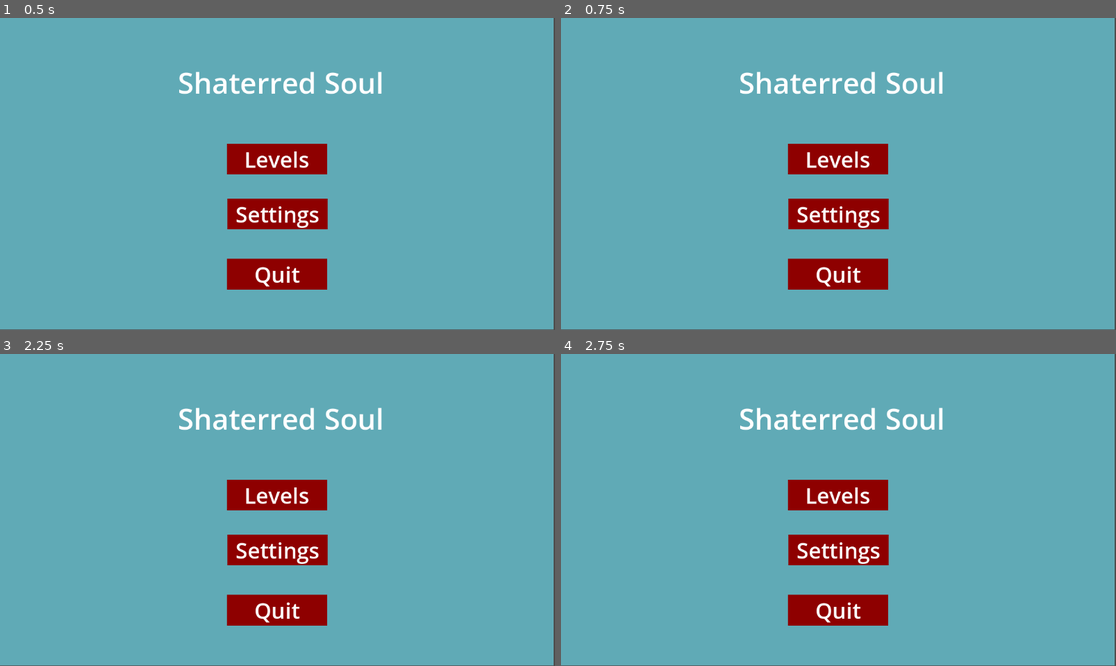
Above: before the commit, frames 1-4 (two rows, left to right).
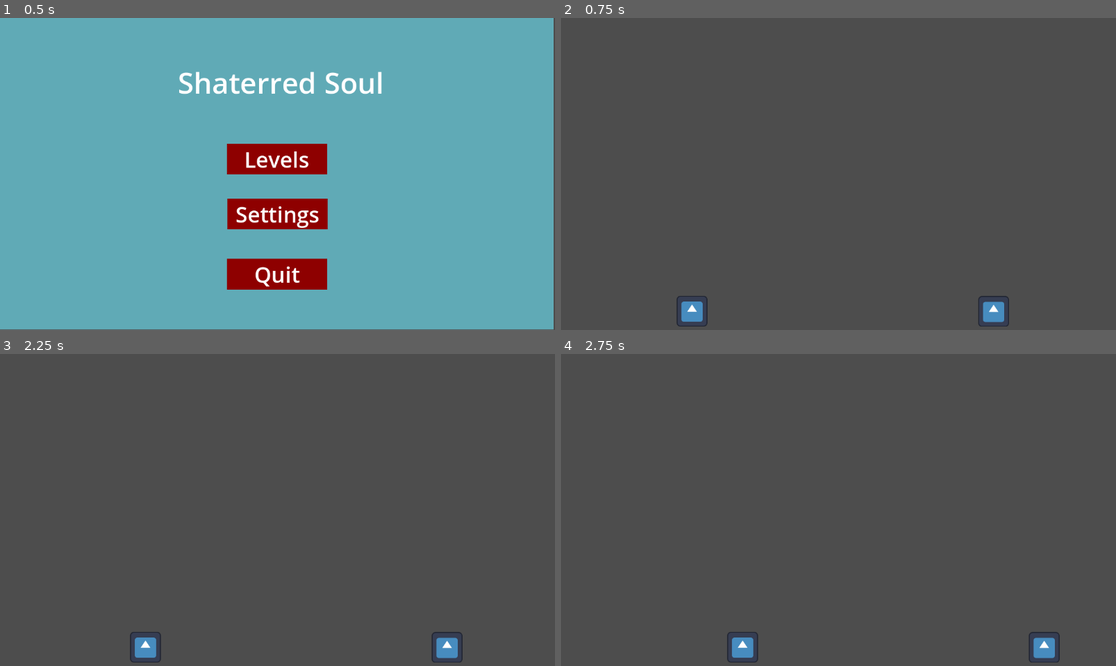
Above: after the commit, the same moments.

Repository: Kensufox/Game-jam-s
Game: Godot game, scene res://MainMenu/MainMenu.tscn
The game is run twice, just before and just after one commit, with the same random seed, the same clock (stepped at 60 frames per second) and the same inputs. This scene is started directly instead of the project's main scene. The engine's default icon, where the game draws it, is replaced by a stand-in: a white triangle on a blue panel in a dark square.
Inputs (mouse positions are in pixels of both pictures, inside the frame that each line leads up to):
- Up to frame 1 (0.5 s): no input
- Up to frame 2 (0.75 s): click "Levels" at 0.5 s
- Up to frame 3 (2.25 s): click (277, 550) at 1.25 s, where only the run before the commit has a clickable "Settings"; hold Right (ui_right) from 2.03 s (still down)
- Up to frame 4 (2.75 s): keep holding Right (ui_right)

Frame 1 is identical in both runs. In frame 2, 100% of the frame differs, in the area x 0-100%, y 0-100%; in frame 3, 100%; in frame 4, 100%.

Commit message:
button redirecting

Diff:
--- a/game_jam/MainMenu/LevelsButton.gd
+++ b/game_jam/MainMenu/LevelsButton.gd
@@ -2,3 +2,4 @@
 
 func _pressed():
 	print("click")
+	get_tree().change_scene_to_file("res://Level/Scene/LevelOne.tscn")
